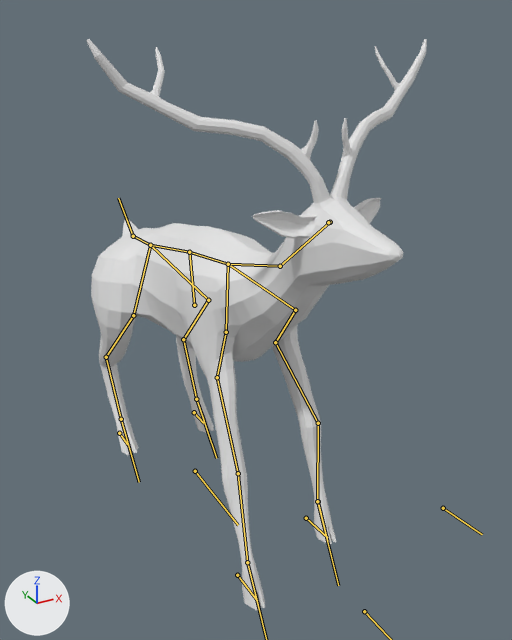
An edit to the glTF model assets/meshes/deer01.glb, drawn before and after from the same camera.
Before and after are seen from a camera (50 mm lens) standing at (-1.85, -4.12, 3.39) and looking at (0.23, -0.35, 1.51). The axes (+X, +Y, +Z) are drawn at lower left. The lights are the same throughout. Both versions are drawn at frame 84 of the action 'GroundAttack'; the numbers are the values there. The bones that bend it are drawn over the model as lines.
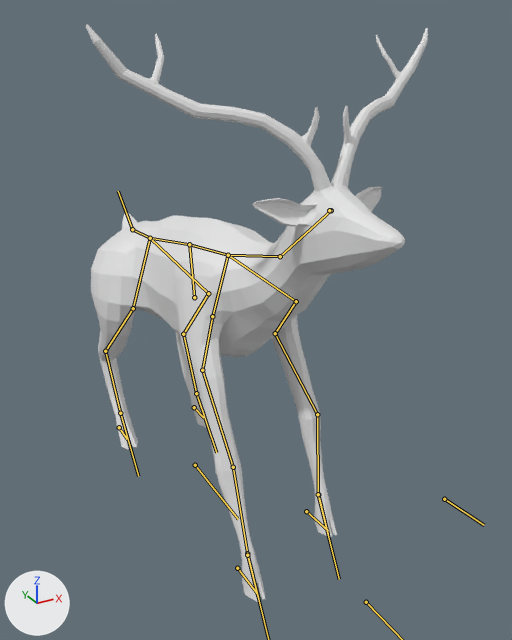
Boxes [x1, y1, x2, y2] around the edits, measured in the pictures (512 x 640 px):
'Cylinder', posed: before [86, 39, 427, 611]; after [85, 25, 428, 602]
bone 'FrontLeg.001.L', root to tip: before (295, 310) to (275, 342); after (296, 301) to (275, 333)
bone 'FrontLeg.002.L', root to tip: before (275, 342) to (318, 423); after (275, 333) to (317, 414)
bone 'FrontLeg.003.L', root to tip: before (318, 423) to (317, 501); after (317, 414) to (318, 494)
bone 'FrontLeg.000.R', root to tip: before (228, 264) to (226, 332); after (228, 255) to (212, 316)
bone 'FrontLeg.001.R', root to tip: before (226, 332) to (217, 377); after (212, 316) to (202, 370)
bone 'FrontLeg.002.R', root to tip: before (217, 377) to (238, 473); after (202, 370) to (233, 467)

Edits to the bpy script that builds the scene:
```text
Change bone_rig_object:
    where bone_rig_object = bpy.data.objects['Armature']  # the whole rig 'Armature'
    bone_rig_object.location: (0.0, 0.003, -0.058) -> (0.0, 0.0, 0.0)
Change bone_frontleg_001_l:
    where bone_frontleg_001_l = bpy.data.objects['Armature'].pose.bones['FrontLeg.001.L']  # child of 'FrontLeg.000.L'
    bone_frontleg_001_l.rotation_quaternion: (0.999, 0.0, 0.0, 0.051) -> (0.996, 0.004, -0.065, 0.066)  # degrees (0, 0, 6) -> degrees (0, -8, 8)
Change bone_frontleg_002_l:
    where bone_frontleg_002_l = bpy.data.objects['Armature'].pose.bones['FrontLeg.002.L']  # child of 'FrontLeg.001.L'
    bone_frontleg_002_l.rotation_quaternion: (0.991, -0.004, 0.0, -0.131) -> (0.99, -0.065, 0.0, -0.128)  # degrees (0, 0, -15) -> degrees (-7, -1, -15)
Change bone_frontleg_003_l:
    where bone_frontleg_003_l = bpy.data.objects['Armature'].pose.bones['FrontLeg.003.L']  # child of 'FrontLeg.002.L'
    bone_frontleg_003_l.rotation_quaternion: (0.989, 0.148, 0.0, 0.0) -> (0.992, 0.124, 0.0, 0.0)  # degrees (17, 0, 0) -> degrees (14, 0, 0)
Change bone_frontleg_000_r:
    where bone_frontleg_000_r = bpy.data.objects['Armature'].pose.bones['FrontLeg.000.R']  # child of 'Spine.001'
    bone_frontleg_000_r.rotation_quaternion: (0.988, -0.026, 0.112, 0.106) -> (0.986, 0.065, 0.122, 0.096)  # degrees (-2, 13, 12) -> degrees (9, 13, 12)
Change bone_frontleg_001_r:
    where bone_frontleg_001_r = bpy.data.objects['Armature'].pose.bones['FrontLeg.001.R']  # child of 'FrontLeg.000.R'
    bone_frontleg_001_r.rotation_quaternion: (0.996, -0.003, 0.038, 0.08) -> (0.993, 0.0, 0.0, 0.119)  # degrees (0, 4, 9) -> degrees (0, 0, 14)
Change bone_frontleg_002_r:
    where bone_frontleg_002_r = bpy.data.objects['Armature'].pose.bones['FrontLeg.002.R']  # child of 'FrontLeg.001.R'
    bone_frontleg_002_r.rotation_quaternion: (0.994, 0.101, 0.0, -0.047) -> (0.99, -0.008, 0.0, -0.143)  # degrees (12, 1, -5) -> degrees (-1, 0, -16)
Change bone_frontleg_004_r:
    where bone_frontleg_004_r = bpy.data.objects['Armature'].pose.bones['FrontLeg.004.R']  # child of 'FrontLeg.003.R'
    bone_frontleg_004_r.rotation_quaternion: (0.975, -0.054, -0.014, -0.215) -> (0.982, 0.0, 0.023, -0.19)  # degrees (-6, -3, -25) -> degrees (0, 3, -22)
```
